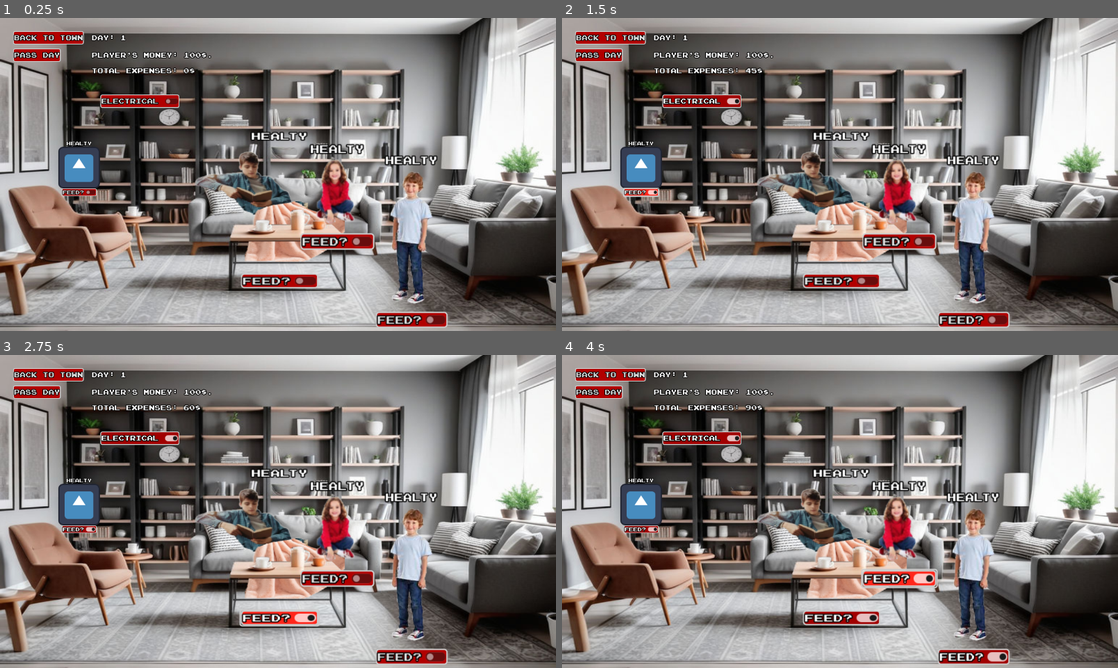
Above: before the commit, frames 1-4 (two rows, left to right).
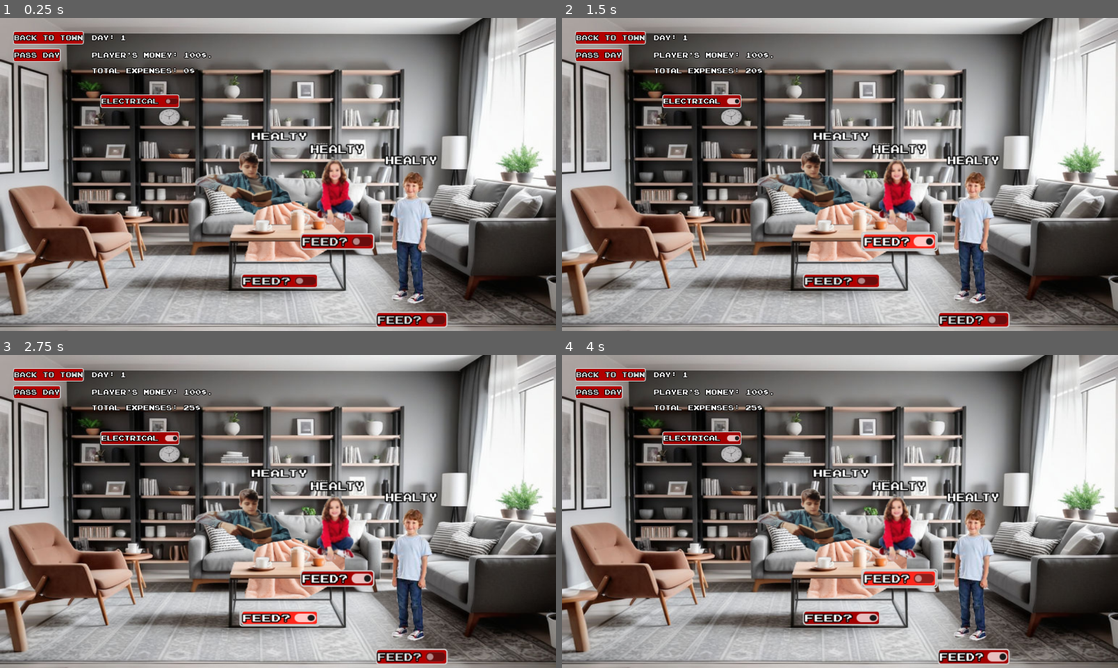
Above: after the commit, the same moments.

Repository: OwenFrakes/congressAppChallenge
Game: Godot game, scene res://Scenes/playerHome.tscn
The game is run twice, just before and just after one commit, with the same random seed, the same clock (stepped at 60 frames per second) and the same inputs. This scene is started directly instead of the project's main scene. The engine's default icon, where the game draws it, is replaced by a stand-in: a white triangle on a blue panel in a dark square.
Inputs:
- Up to frame 1 (0.25 s): no input
- Up to frame 2 (1.5 s): click "Electrical" at 0.5 s; click "Feed?" at 1.25 s
- Up to frame 3 (2.75 s): click "Feed?" at 2 s
- Up to frame 4 (4 s): click "Feed?" at 2.75 s; click "Feed?" at 3.5 s

The runs differ from the first frame. In frame 1, 1.1% of the frame differs, in the area x 10-18%, y 39-57%; in frame 2, 1.7%, in the area x 10-68%, y 15-75%; in frame 3, 1.3%; in frame 4, 1.3%.

Commit message:
Health and Dying

Diff:
--- a/Scenes/playerHome.tscn
+++ b/Scenes/playerHome.tscn
@@ -54,6 +54,7 @@
 script = ExtResource("2_67f0d")
 
 [node name="SpouseSprite" type="Sprite2D" parent="."]
+visible = false
 position = Vector2(182, 344)
 scale = Vector2(0.75, 0.75)
 texture = ExtResource("3_llfcy")
--- a/Scripts/easyMoneyLabel.gd
+++ b/Scripts/easyMoneyLabel.gd
@@ -4,5 +4,5 @@
 	theme = load("res://Resources/Themes/LabelThemes/LabelGeneralTheme.tres")
 
 func _process(_delta: float) -> void:
-	await get_tree().create_timer(0.1).timeout
+	await get_tree().create_timer(0.01).timeout
 	text = "Player Money: " + str(StaticPlayerVariables.globalPlayerMoney)
--- a/Scripts/health_state.gd
+++ b/Scripts/health_state.gd
@@ -1,6 +1,7 @@
 class_name healthState
 extends Sprite2D
 
+var health = 4
 #States should be, "Healthy", "Hungry", "Sick", "Hungry & Sick"
 var state = "Healthy"
 var stateLabel : Label
@@ -38,26 +39,51 @@
 	stateLabel.horizontal_alignment = HORIZONTAL_ALIGNMENT_CENTER
 
 
+func passDay():
 
+	if(health <= 0):
+		state = "Dead"
+		print("dead")
+	else:
+		#Update isFed and isHeated, then change state accordingly.
+		checkFeed()
+		checkHeat()
+		if(!isFed && !isHeated):
+			var random = randi_range(1,4)
+			if(random == 4 || state.contains("Sick")):
+				state = "Hungry & Sick"
+			else:
+				state = "Hungry"
+		elif(!isFed):
+			state = "Hungry"
+		elif(!isHeated):
+			var random = randi_range(1,4)
+			if(random == 4  || state.contains("Sick")):
+				state = "Sick"
+			else:
+				state = "Healthy"
+		else:
+			state = "Healthy"
 
-func passDay():
-	checkFeed()
-	checkHeat()
-	if(!isFed && !isHeated):
-		state = "Hungry & Sick"
-	elif(!isFed):
-		state = "Hungry"
-	elif(!isHeated):
-		state = "Sick"
-	else:
-		state = "Healthy"
-	print(state)
-	updateLabel()
+		#Based on healthState, adjust health accordingly.
+		match(state):
+			"Healthy":
+				health += 1
+			"Sick":
+				health -= 2
+			"Hungry":
+				health -= 1
+			"Hungry & Sick":
+				health -= 3
+
+		#Debug, then update label.
+		print(health)
+		updateLabel()
 
 func checkFeed():
-	if(feedBtn.button_pressed && homeControl.tempMoney - homeControl.expenses >= 15):
+	if(feedBtn.button_pressed && homeControl.tempMoney - homeControl.expenses >= 0):
 		isFed = true
-		homeControl.expenses += 15
+		homeControl.expenses += 5
 	else:
 		isFed = false
 
@@ -74,12 +100,26 @@
 		isHeated = false
 
 func updateLabel():
+	#Make the label be in the right position, with the right text.
 	stateLabel.text = state
 	await get_tree().create_timer(0.01).timeout
 	var labelX = 0 - (stateLabel.size.x / 2)
 	var labelY = 0 - (texture.get_height()/2.0) - stateLabel.size.y
 	stateLabel.position = Vector2(labelX, labelY)
 
+	#Make the color of the family match their state.
+	match(state):
+		"Healthy":
+			self_modulate = Color(1,1,1,1)
+		"Sick":
+			self_modulate = Color(110/255.0,146/255.0,76/255.0,1)
+		"Hungry":
+			self_modulate = Color(171/255.0,118/255.0,105/255.0,1)
+		"Hungry & Sick":
+			self_modulate = Color(156/255.0,129/255.0,67/255.0,1)
+		"Dead":
+			self_modulate = Color(1,1,1,0.3)
+
 func buttonSound(_boolean):
 	clickNoise.play()
 
--- a/Scripts/homeControl.gd
+++ b/Scripts/homeControl.gd
@@ -25,6 +25,10 @@
 	family[2].state = StaticPlayerVariables.child2State
 	family[3].state = StaticPlayerVariables.child3State
 
+	family[1].health = StaticPlayerVariables.child1Health
+	family[2].health = StaticPlayerVariables.child2Health
+	family[3].health = StaticPlayerVariables.child3Health
+
 	#Bad code, I got lazy.
 	heatBtn.toggled.connect(family[0].buttonSound)
 
@@ -37,6 +41,10 @@
 	StaticPlayerVariables.child1State = family[1].state
 	StaticPlayerVariables.child2State = family[2].state
 	StaticPlayerVariables.child3State = family[3].state
+
+	StaticPlayerVariables.child1Health = family[1].health
+	StaticPlayerVariables.child2Health = family[2].health
+	StaticPlayerVariables.child3Health = family[3].health
 
 func passDay():
 	StaticPlayerVariables.dayCount += 1
@@ -68,7 +76,7 @@
 func heatExpenses():
 	#Called from check day, if heat is pressed, take money away.
 	if(heatBtn.button_pressed):
-		expenses += 30
+		expenses += 15
 
 func totalExpenses(_boolean):
 	#print("totaled")
@@ -88,7 +96,7 @@
 
 func updateHeatBtn():
 	#Check if the player can even heat the house.
-	if(!heatBtn.button_pressed && tempMoney - expenses < 30):
+	if(!heatBtn.button_pressed && tempMoney - expenses < 15):
 		heatBtn.disabled = true
 		heatBtn.button_pressed = false
 	else:
--- a/Scripts/static_player_variables.gd
+++ b/Scripts/static_player_variables.gd
@@ -3,6 +3,13 @@
 var globalPlayerMoney = 100 # The amount of money the player has.
 var dayCount = 1 # The day, 1 is monday.
 var spouseState = "Healty"
+
+#Children States
 var child1State = "Healty"
 var child2State = "Healty"
 var child3State = "Healty"
+
+#Children Health
+var child1Health = 4
+var child2Health = 4
+var child3Health = 4
